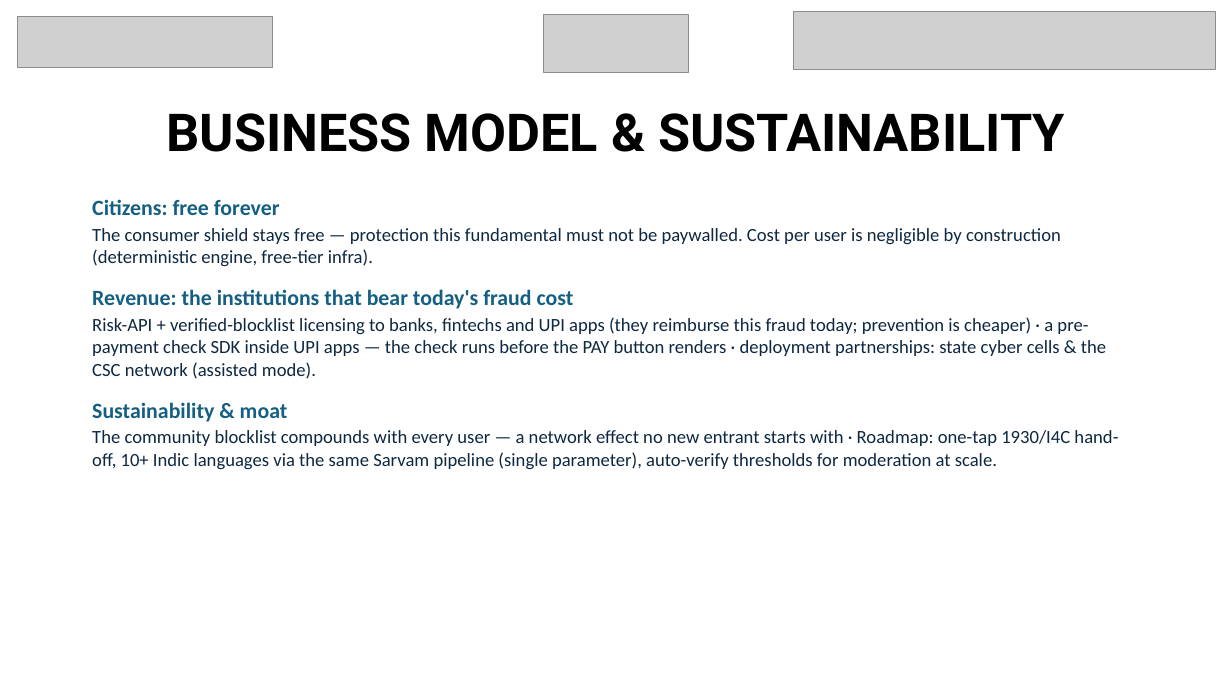
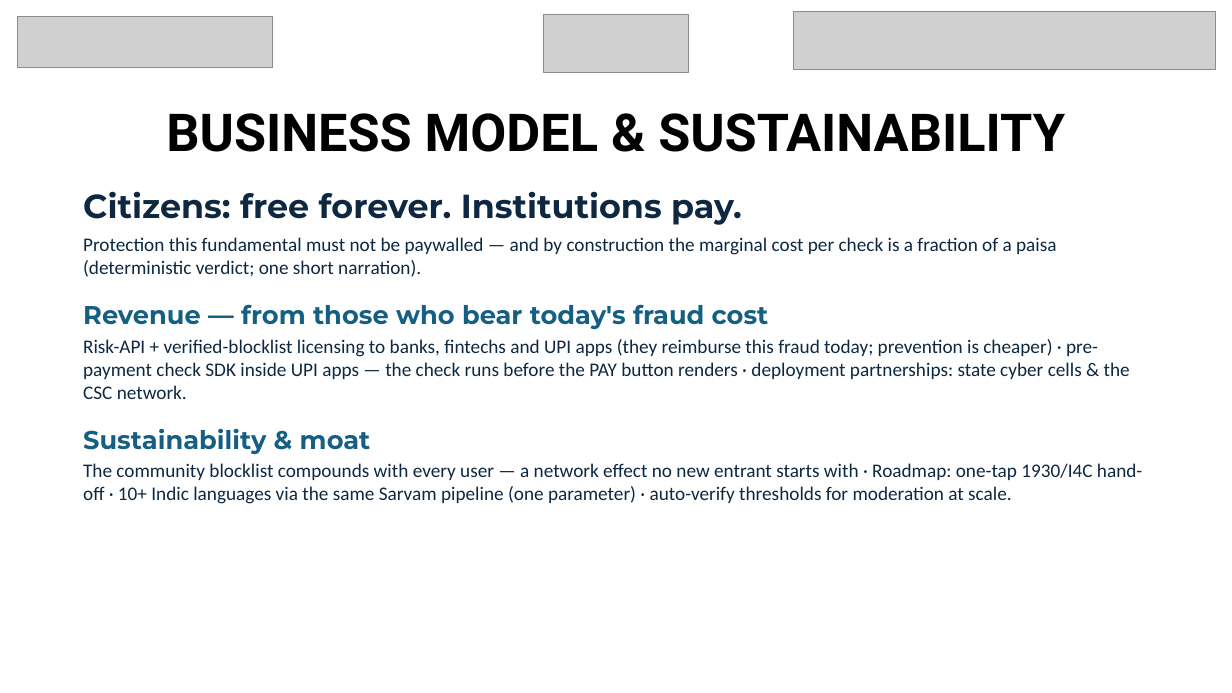
Before and after one commit to SaudSatopay/Dhaal, a slide deck: slide 7 of pitch/Dhaal-HackX-submission.pptx. Drawn at 1232x693 pixels with LibreOffice and Linux fonts; fonts in the diff are those of the drawing; grey boxes stand for pictures. Boxes give left, top, right and bottom in pixels: in the first picture for what was removed or moved away, otherwise in the second. Text is boxed around its words. In the diff, an @@ line names an element or a change of style, - is before the commit and + after.

```diff
--- a/pitch/Dhaal-HackX-submission.pptx
+++ b/pitch/Dhaal-HackX-submission.pptx
@@ text at (83,191,1130,399): text changed; size 14.5 to 15 pt @@
-Citizens: free forever
-The consumer shield stays free — protection this fundamental must not be paywalled. Cost per user is negligible by construction (deterministic engine, free-tier infra).
-Revenue: the institutions that bear today's fraud cost
-Risk-API + verified-blocklist licensing to banks, fintechs and UPI apps (they reimburse this fraud today; prevention is cheaper) · a pre-payment check SDK inside UPI apps — the check runs before the PAY button renders · deployment partnerships: state cyber cells & the CSC network (assisted mode).
+Citizens: free forever. Institutions pay.
+Protection this fundamental must not be paywalled — and by construction the marginal cost per check is a fraction of a paisa (deterministic verdict; one short narration).
+Revenue — from those who bear today's fraud cost
+Risk-API + verified-blocklist licensing to banks, fintechs and UPI apps (they reimburse this fraud today; prevention is cheaper) · pre-payment check SDK inside UPI apps — the check runs before the PAY button renders · deployment partnerships: state cyber cells & the CSC network.
@@ text at (83,428,371,454): size 17 to 20 pt, font Calibri to Montserrat in "Sustainability & moat"; more space between paragraphs @@
@@ text at (83,463,1142,504): text changed; size 14.5 to 15 pt @@
-The community blocklist compounds with every user — a network effect no new entrant starts with · Roadmap: one-tap 1930/I4C hand-off, 10+ Indic languages via the same Sarvam pipeline (single parameter), auto-verify thresholds for moderation at scale.
+The community blocklist compounds with every user — a network effect no new entrant starts with · Roadmap: one-tap 1930/I4C hand-off · 10+ Indic languages via the same Sarvam pipeline (one parameter) · auto-verify thresholds for moderation at scale.
```
Also in this commit, not shown: 7 other slides changed, 1 other file.
